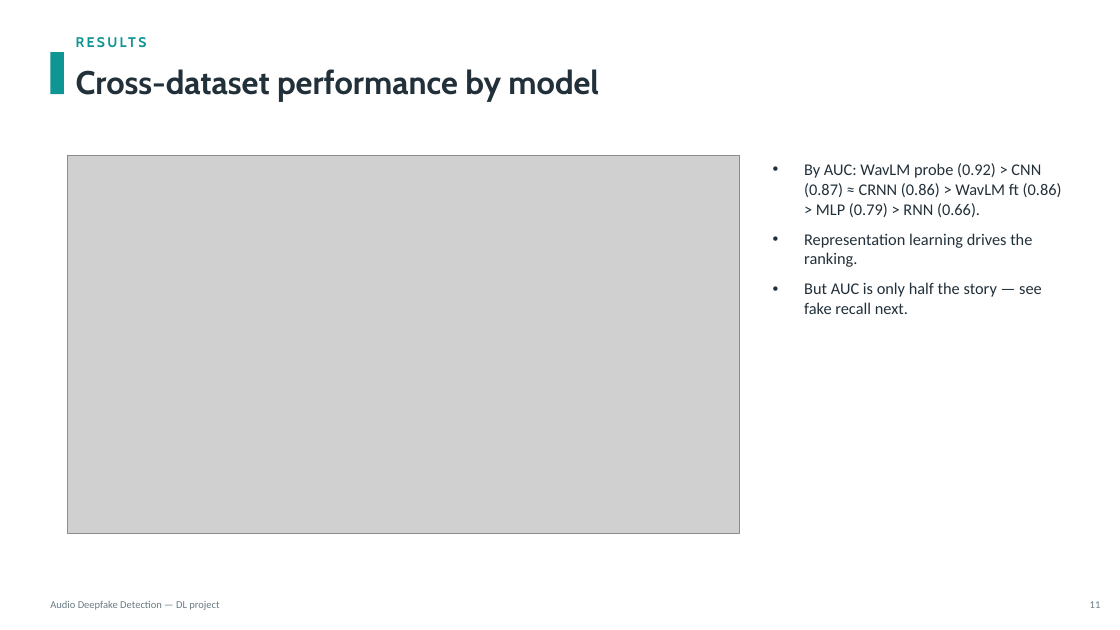
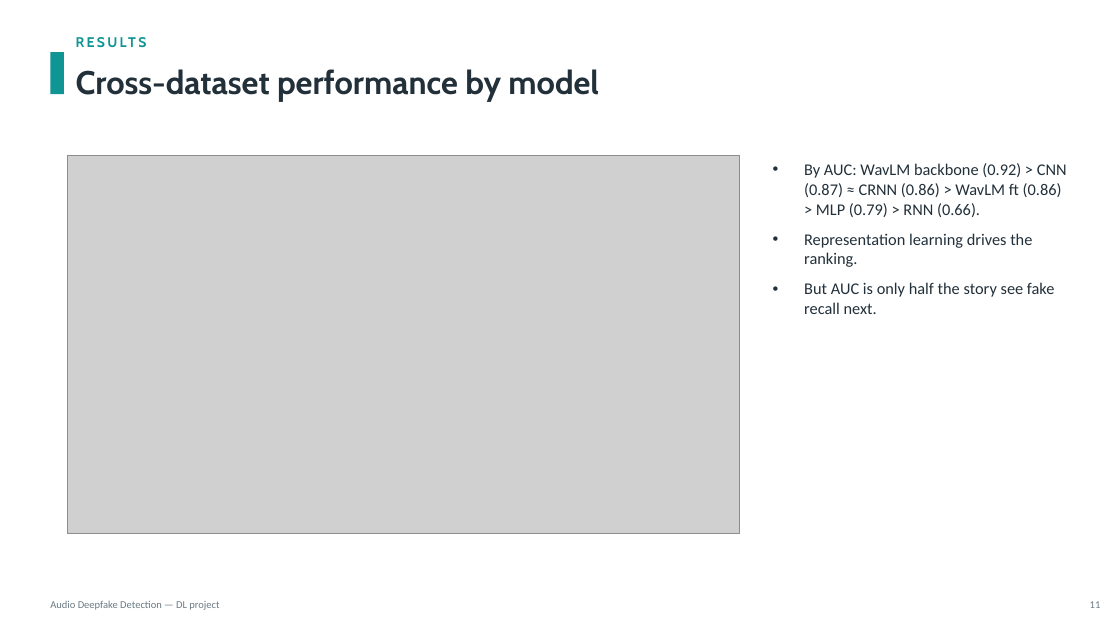
Before and after one commit to KonstaninosKaimakis/audio-deepfake-detection-DL, a slide deck: slide 11 of presentation.pptx. Drawn at 1120x630 pixels with LibreOffice and Linux fonts; fonts in the diff are those of the drawing; grey boxes stand for pictures. Boxes give left, top, right and bottom in pixels: in the first picture for what was removed or moved away, otherwise in the second. Text is boxed around its words. In the diff, an @@ line names an element or a change of style, - is before the commit and + after.

```diff
--- a/presentation.pptx
+++ b/presentation.pptx
@@ text at (x1=804, y1=163, x2=1067, y2=217): text changed @@
-• By AUC: WavLM probe (0.92) > CNN (0.87) ≈ CRNN (0.86) > WavLM ft (0.86) > MLP (0.79) > RNN (0.66).
+• By AUC: WavLM backbone (0.92) > CNN (0.87) ≈ CRNN (0.86) > WavLM ft (0.86) > MLP (0.79) > RNN (0.66).
@@ text at (x1=804, y1=282, x2=1055, y2=314): text changed @@
-• But AUC is only half the story — see fake recall next.
+• But AUC is only half the story see fake recall next.
```
Also in this commit, not shown: 9 other slides changed.
